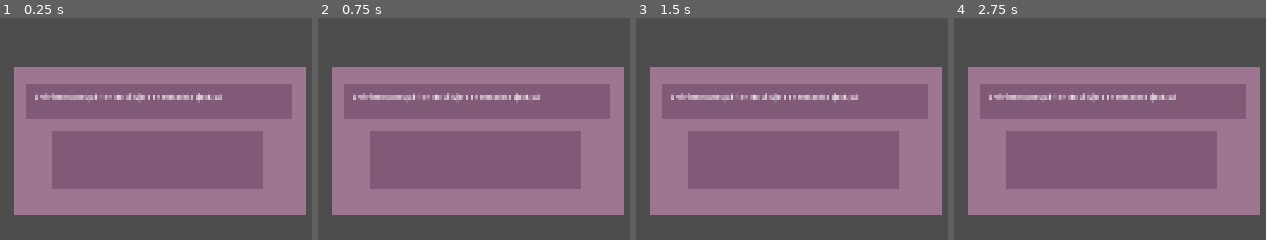
Above: before the commit, frames 1-4 (left to right).
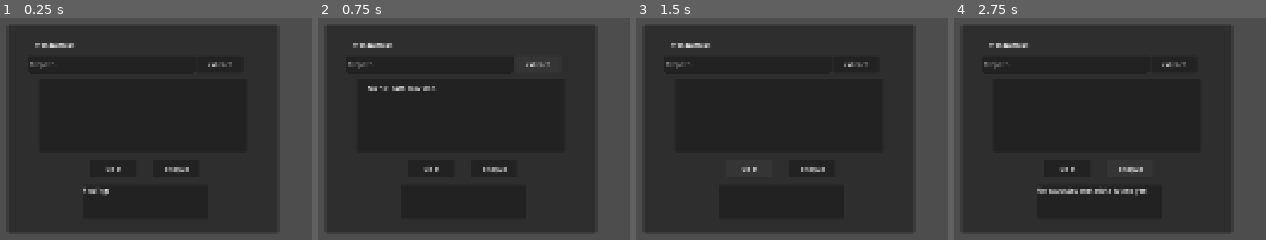
Above: after the commit, the same moments.

Repository: sandre-to/bachelor2026-frontend
Game: Godot game, scene res://assets/tools/steg_tool/steg_tool.tscn
Same seed, same stepped clock (60 frames per second), same inputs: the game is played once before the commit and once after it. This scene is started directly instead of the project's main scene.
Inputs (mouse positions are in pixels of both pictures, inside the frame that each line leads up to):
- Up to frame 1 (0.25 s): no input
- Up to frame 2 (0.75 s): click (536, 64) at 0.5 s, where only the run after the commit has a clickable "extract"
- Up to frame 3 (1.5 s): click (748, 168) at 1.25 s, where only the run after the commit has a clickable "clear"
- Up to frame 4 (2.75 s): click (1131, 168) at 2 s, where only the run after the commit has a clickable "analyze"

The runs differ from the first frame. In frame 1, 86% of the frame differs, in the area x 2-99%, y 3-97%; in frame 2, 85%; in frame 3, 86%; in frame 4, 86%.

Commit message:
endringer queen

Diff:
--- a/assets/tools/steg_tool/steg_tool.gd
+++ b/assets/tools/steg_tool/steg_tool.gd
@@ -6,13 +6,14 @@
 
 var current_path: String = ""
 var last_result: Dictionary = {}
+@onready var file_path_input: LineEdit = $CenterContainer/PanelContainer/MarginContainer/VBoxContainer/FileInput/HBoxContainer/LineEdit
+@onready var extract_button: Button = $CenterContainer/PanelContainer/MarginContainer/VBoxContainer/FileInput/HBoxContainer/extractButton
+@onready var metadata_output: RichTextLabel = $CenterContainer/PanelContainer/MarginContainer/VBoxContainer/MetaDataPanel/Panel/ScrollContainer/Label
+@onready var findings_output: Label = $CenterContainer/PanelContainer/MarginContainer/VBoxContainer/FindingsPanel/Panel/Label
+@onready var clear_button: Button = $CenterContainer/PanelContainer/MarginContainer/VBoxContainer/HBoxContainer/clearButton
+@onready var analyze_button: Button = $CenterContainer/PanelContainer/MarginContainer/VBoxContainer/HBoxContainer/analyzeButton
 
 func _ready() -> void:
-	# Koble UI her når du har noder på plass
-	# Eksempel (endre til riktige nodepaths):
-	# %LoadButton.pressed.connect(_on_load_pressed)
-	# %ScanButton.pressed.connect(_on_scan_pressed)
-	# %ClearButton.pressed.connect(_on_clear_pressed)
 	pass
 
 # Denne kaller du fra UI når spiller har valgt fil.
@@ -95,3 +96,86 @@
 
 func _error(msg: String) -> Dictionary:
 	return {"error": true, "message": msg}
+
+
+
+func _on_extract_pressed() -> void:
+	var path := file_path_input.text.strip_edges()
+
+	if path.is_empty():
+		metadata_output.text = "No file path provided."
+		findings_output.text = ""
+		return
+
+	var result := run_with_path(path)
+
+	if result.get("error", false):
+		metadata_output.text = result.get("message", "Unknown error.")
+		findings_output.text = ""
+		return
+
+	var metadata: Dictionary = result.get("metadata", {})
+	last_result = result
+
+	metadata_output.text = _format_metadata(metadata)
+	findings_output.text = "Metadata extracted. Ready for analysis."
+
+## SOFIE: logikken bak analyse knappen
+func _on_analyze_pressed() -> void:
+	if last_result.is_empty():
+		findings_output.text = "No extracted metadata to analyze."
+		return
+
+	var metadata: Dictionary = last_result.get("metadata", {})
+	var findings: Array = analyze_metadata(metadata)
+
+	last_result["findings"] = findings
+	findings_output.text = _format_findings(findings)
+
+## SOFIE: Funksjonalitet for tøm-knappen:D
+func _on_clear_pressed() -> void:
+	file_path_input.text = ""
+	metadata_output.text = ""
+	findings_output.text = ""
+	last_result.clear()
+	current_path = ""
+
+
+func _format_metadata(metadata: Dictionary) -> String:
+	var lines: Array[String] = []
+
+	for key in metadata.keys():
+		lines.append("%s: %s" % [str(key), str(metadata[key])])
+
+	return "\n".join(lines)
+
+
+func _format_findings(findings: Array) -> String:
+	if findings.is_empty():
+		return "No suspicious findings."
+
+	var lines: Array[String] = []
+
+	for finding in findings:
+		var title := str(finding.get("title", "Unknown finding"))
+		var path := str(finding.get("path", ""))
+		lines.append("- %s (%s)" % [title, path])
+
+	return "\n".join(lines)
+
+## SOFIE: Trykke knapper hihi
+
+func _on_extract_button_pressed() -> void:
+	_on_extract_pressed()
+
+
+func _on_clear_button_pressed() -> void:
+	_on_clear_pressed()
+
+
+func _on_analyze_button_pressed() -> void:
+	_on_analyze_pressed()
+
+
+func _on_line_edit_text_submitted(new_text: String) -> void:
+	_on_extract_pressed()
--- a/assets/tools/steg_tool/steg_tool.tscn
+++ b/assets/tools/steg_tool/steg_tool.tscn
@@ -1,12 +1,6 @@
 [gd_scene format=3 uid="uid://c4co1lnveh66q"]
 
 [ext_resource type="Script" uid="uid://du6loa87a7vq3" path="res://assets/tools/steg_tool/steg_tool.gd" id="1_u3kwl"]
-
-[sub_resource type="StyleBoxFlat" id="StyleBoxFlat_7ot5g"]
-bg_color = Color(0.779894, 0.54698455, 0.71348655, 0.6627451)
-
-[sub_resource type="StyleBoxFlat" id="StyleBoxFlat_u3kwl"]
-bg_color = Color(0.31764707, 0.16862746, 0.28627452, 0.3764706)
 
 [node name="StegTool" type="Control" unique_id=1224495268]
 layout_mode = 3
@@ -17,41 +11,121 @@
 grow_vertical = 2
 script = ExtResource("1_u3kwl")
 
-[node name="Panel" type="Panel" parent="." unique_id=1967266897]
+[node name="CenterContainer" type="CenterContainer" parent="." unique_id=1334227257]
+custom_minimum_size = Vector2(600, 500)
+layout_mode = 1
+anchors_preset = 15
+anchor_right = 1.0
+anchor_bottom = 1.0
+grow_horizontal = 2
+grow_vertical = 2
+
+[node name="PanelContainer" type="PanelContainer" parent="CenterContainer" unique_id=1558707609]
+custom_minimum_size = Vector2(650, 500)
+layout_mode = 2
+
+[node name="MarginContainer" type="MarginContainer" parent="CenterContainer/PanelContainer" unique_id=222385930]
+custom_minimum_size = Vector2(600, 500)
+layout_mode = 2
+theme_override_constants/margin_left = 0
+
+[node name="VBoxContainer" type="VBoxContainer" parent="CenterContainer/PanelContainer/MarginContainer" unique_id=766997574]
+custom_minimum_size = Vector2(500, 300)
+layout_mode = 2
+theme_override_constants/separation = 25
+
+[node name="ToolTitle" type="Panel" parent="CenterContainer/PanelContainer/MarginContainer/VBoxContainer" unique_id=1966619665]
+layout_mode = 2
+
+[node name="Label" type="Label" parent="CenterContainer/PanelContainer/MarginContainer/VBoxContainer/ToolTitle" unique_id=604506994]
+custom_minimum_size = Vector2(150, 50)
 layout_mode = 0
-offset_left = 650.0
-offset_top = 391.0
-offset_right = 1351.0
-offset_bottom = 746.0
-theme_override_styles/panel = SubResource("StyleBoxFlat_7ot5g")
+offset_left = 65.0
+offset_top = 35.0
+offset_right = 215.0
+offset_bottom = 85.0
+text = "metaExtract"
 
-[node name="Panel2" type="Panel" parent="Panel" unique_id=1737370519]
+[node name="FileInput" type="Panel" parent="CenterContainer/PanelContainer/MarginContainer/VBoxContainer" unique_id=1768300926]
+layout_mode = 2
+
+[node name="HBoxContainer" type="HBoxContainer" parent="CenterContainer/PanelContainer/MarginContainer/VBoxContainer/FileInput" unique_id=1091935091]
 layout_mode = 0
-offset_left = 94.0
-offset_top = 157.0
-offset_right = 599.0
-offset_bottom = 291.0
-theme_override_styles/panel = SubResource("StyleBoxFlat_u3kwl")
+offset_left = 50.0
+offset_top = 50.0
+offset_right = 600.0
+offset_bottom = 90.0
 
-[node name="Label" type="Label" parent="Panel/Panel2" unique_id=755695923]
+[node name="LineEdit" type="LineEdit" parent="CenterContainer/PanelContainer/MarginContainer/VBoxContainer/FileInput/HBoxContainer" unique_id=1801869137]
+custom_minimum_size = Vector2(400, 40)
+layout_mode = 2
+placeholder_text = "filepath"
+
+[node name="extractButton" type="Button" parent="CenterContainer/PanelContainer/MarginContainer/VBoxContainer/FileInput/HBoxContainer" unique_id=1220293005]
+custom_minimum_size = Vector2(110, 40)
+layout_mode = 2
+text = "extract"
+
+[node name="MetaDataPanel" type="Panel" parent="CenterContainer/PanelContainer/MarginContainer/VBoxContainer" unique_id=300936194]
+layout_mode = 2
+
+[node name="Panel" type="Panel" parent="CenterContainer/PanelContainer/MarginContainer/VBoxContainer/MetaDataPanel" unique_id=2061830196]
 layout_mode = 0
-offset_left = 20.0
-offset_top = 19.0
+offset_left = 75.0
+offset_top = 80.0
+offset_right = 575.0
+offset_bottom = 255.0
+
+[node name="ScrollContainer" type="ScrollContainer" parent="CenterContainer/PanelContainer/MarginContainer/VBoxContainer/MetaDataPanel/Panel" unique_id=1104513067]
+layout_mode = 0
+offset_left = 25.0
+offset_top = 10.0
+offset_right = 475.0
+offset_bottom = 160.0
+
+[node name="Label" type="RichTextLabel" parent="CenterContainer/PanelContainer/MarginContainer/VBoxContainer/MetaDataPanel/Panel/ScrollContainer" unique_id=1778349888]
+layout_mode = 2
+size_flags_horizontal = 3
+size_flags_vertical = 3
+
+[node name="FindingsPanel" type="Panel" parent="CenterContainer/PanelContainer/MarginContainer/VBoxContainer" unique_id=2064756369]
+layout_mode = 2
+
+[node name="Panel" type="Panel" parent="CenterContainer/PanelContainer/MarginContainer/VBoxContainer/FindingsPanel" unique_id=1664735168]
+layout_mode = 0
+offset_left = 180.0
+offset_top = 310.0
 offset_right = 480.0
-offset_bottom = 117.0
+offset_bottom = 390.0
 
-[node name="Panel3" type="Panel" parent="Panel" unique_id=1176895053]
+[node name="Label" type="Label" parent="CenterContainer/PanelContainer/MarginContainer/VBoxContainer/FindingsPanel/Panel" unique_id=452200829]
 layout_mode = 0
-offset_left = 31.0
-offset_top = 41.0
-offset_right = 669.0
-offset_bottom = 125.0
-theme_override_styles/panel = SubResource("StyleBoxFlat_u3kwl")
+offset_right = 40.0
+offset_bottom = 23.0
+text = "Findings"
 
-[node name="Label" type="Label" parent="Panel/Panel3" unique_id=1887963533]
+[node name="HBoxContainer" type="Control" parent="CenterContainer/PanelContainer/MarginContainer/VBoxContainer" unique_id=227786098]
+layout_mode = 2
+
+[node name="clearButton" type="Button" parent="CenterContainer/PanelContainer/MarginContainer/VBoxContainer/HBoxContainer" unique_id=2074793174]
+custom_minimum_size = Vector2(110, 40)
 layout_mode = 0
-offset_left = 20.0
-offset_top = 19.0
-offset_right = 617.0
-offset_bottom = 67.0
-text = "Skriv inn navnet på filen du vil kjøre en metadata sjekk på. "
+offset_left = 200.0
+offset_top = 225.0
+offset_right = 310.0
+offset_bottom = 265.0
+text = "clear"
+
+[node name="analyzeButton" type="Button" parent="CenterContainer/PanelContainer/MarginContainer/VBoxContainer/HBoxContainer" unique_id=1539051935]
+custom_minimum_size = Vector2(110, 40)
+layout_mode = 0
+offset_left = 350.0
+offset_top = 225.0
+offset_right = 460.0
+offset_bottom = 265.0
+text = "analyze"
+
+[connection signal="text_submitted" from="CenterContainer/PanelContainer/MarginContainer/VBoxContainer/FileInput/HBoxContainer/LineEdit" to="." method="_on_line_edit_text_submitted"]
+[connection signal="pressed" from="CenterContainer/PanelContainer/MarginContainer/VBoxContainer/FileInput/HBoxContainer/extractButton" to="." method="_on_extract_button_pressed"]
+[connection signal="pressed" from="CenterContainer/PanelContainer/MarginContainer/VBoxContainer/HBoxContainer/clearButton" to="." method="_on_clear_button_pressed"]
+[connection signal="pressed" from="CenterContainer/PanelContainer/MarginContainer/VBoxContainer/HBoxContainer/analyzeButton" to="." method="_on_analyze_button_pressed"]
Binary file added: assets/tools/steg_tool/pictures/devEdwina.png
Not shown, added: assets/tools/steg_tool/pictures/devEdwina.png.import
Binary file added: assets/tools/steg_tool/pictures/devJesus.jpg
Not shown, added: assets/tools/steg_tool/pictures/devJesus.jpg.import
Binary file added: assets/tools/steg_tool/pictures/devSofie.png
Not shown, added: assets/tools/steg_tool/pictures/devSofie.png.import
Binary file added: assets/tools/steg_tool/pictures/petter.jpeg
Not shown, added: assets/tools/steg_tool/pictures/petter.jpeg.import
Binary file added: assets/tools/steg_tool/pictures/prince.png
Not shown, added: assets/tools/steg_tool/pictures/prince.png.import
